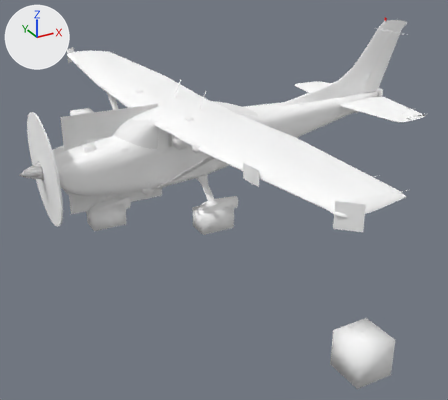
Renders of the Blender file dev/C182S.blend from each side of a commit.
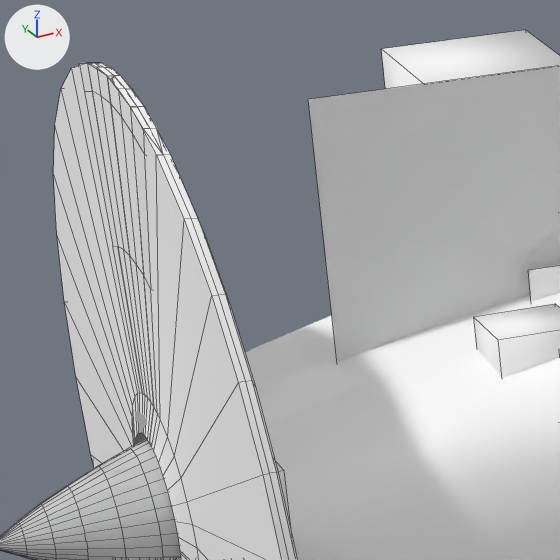
The first picture shows the older version from a camera (50 mm lens) standing at (-3.39, -10.27, 3.85) and looking at (2.02, -0.44, -1.07). The close-ups show both versions on the part from 4% to 21% of the width and 26% to 44% of the height of that picture; other places that the commit changed are outside them. Every picture has the same lights, and +X, +Y and +Z are marked at upper left. The close-ups show mesh edges as thin lines. The same objects are shown in both versions, whatever each file hides.

The scene before the commit, as lines of its bpy script (objects in view):
```python
me_cube_017 = bpy.data.meshes.new('Cube.017')
me_cube_017.from_pydata(...)  # a box spanning x 0.817..1.338, y -1.162..-0.642, z -5.934..-5.413
me_cube_017.polygons.foreach_set('use_smooth', [True] * 6)
me_cube_017.materials.append(mat_defaultwhite_004)  # white #ffffff
me_plane_013 = bpy.data.meshes.new('Plane.013')
me_plane_013.from_pydata(...)  # 256 vertices, 224 faces; spans x 0.42..0.52, y -0.99..0.99, z -0.99..0.99
me_plane_013.polygons.foreach_set('use_smooth', [True] * 224)
me_plane_013.materials.append(mat_fastprop)  # its picture is missing
me_plane_014 = bpy.data.meshes.new('Plane.014')
me_plane_014.from_pydata(...)  # 261 vertices, 240 faces; spans x 0.42..0.52, y -0.98..0.98, z -0.79..0.99
me_plane_014.polygons.foreach_set('use_smooth', [True] * 240)
me_plane_014.materials.append(mat_fastprop)  # its picture is missing
ob_fastprop = bpy.data.objects.new('FastProp', me_plane_013)
ob_fastprop.location = (-1.746, 0.001, 0.0)
ob_fastprop.rotation_euler = (0.0, -0.0389, 0.0)  # degrees (0, -2.2, 0)
ob_fastprop.scale = (0.997, 1.01, 1.01)
ob_safety_cone_cs_r = bpy.data.objects.new('safety-cone.cs.R', me_cube_017)
ob_safety_cone_cs_r.location = (0.0, 0.0, 0.0)
ob_safety_cone_cs_r.rotation_euler = (1.571, 0.0, 0.0)  # degrees (90, 0, 0)
ob_slowprop = bpy.data.objects.new('SlowProp', me_plane_014)
ob_slowprop.location = (-1.746, 0.001, 0.0)
ob_slowprop.rotation_euler = (0.0, -0.0389, 0.0)  # degrees (0, -2.2, 0)
ob_slowprop.scale = (0.997, 1.01, 1.01)
# also in view: 'Fuselage' at (2.58, 0.0, 0.69); 'Oil.cs' at (-0.53, -0.26, 0.3); 'PlaneX' at (0.0, -0.04, 0.0); 'Plane.002X' at (0.0, 0.0, 0.0); 'Spinner' at (-1.46, 0.0, 0.02)
```
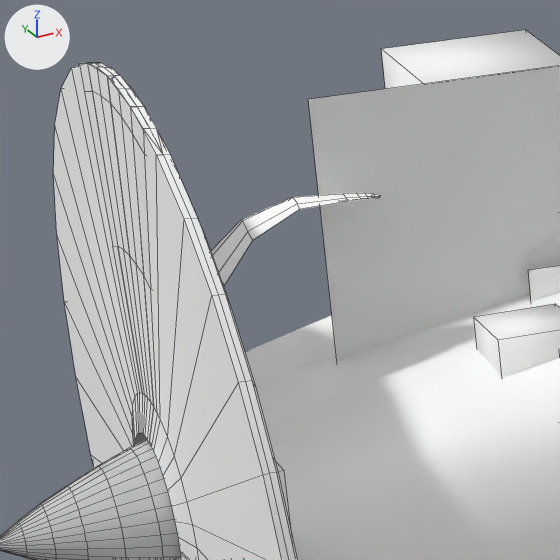
Patch to the scene script:
```diff
--- a/dev/C182S.blend.py
+++ b/dev/C182S.blend.py
@@ me_mesh_021 @@
+me_mesh_021.from_pydata(...)  # 60 vertices, 57 faces; spans x -2.596..-2.023, y 0.164..0.701, z -0.069..0.112
+me_mesh_021.polygons.foreach_set('use_smooth', [True] * 57)
+me_mesh_021.materials.append(mat_blade)  # its picture is missing
@@ ob_blade1_001 @@
+ob_blade1_001 = bpy.data.objects.new('Blade1.001', me_mesh_021)
+ob_blade1_001.parent = ob_fuselage
+ob_blade1_001.location = (-0.0523, 0.0642, 0.000133)
+ob_blade1_001.rotation_euler = (0.0, 0.0, 0.0383)  # degrees (0, 0, 2.2)
+ob_blade1_001.scale = (1.11, 1.11, 1.01)
```

Boxes (x1, y1, x2, y2) around the edits, measured in the close-ups (560 x 560 px):
'Blade1.001', added
    after: (211, 193, 380, 286)
